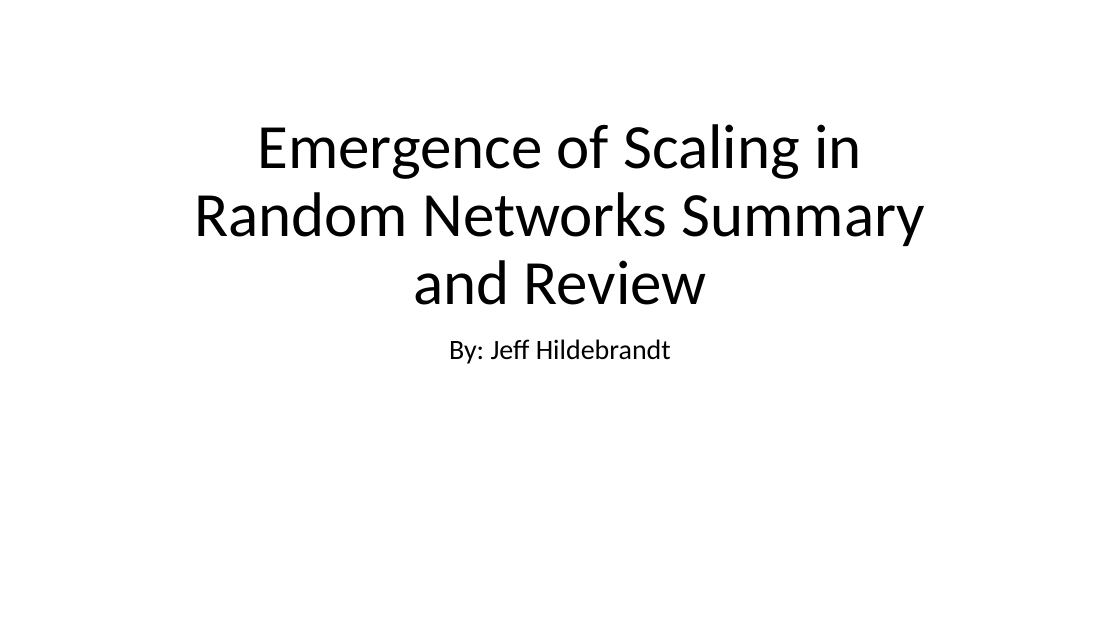
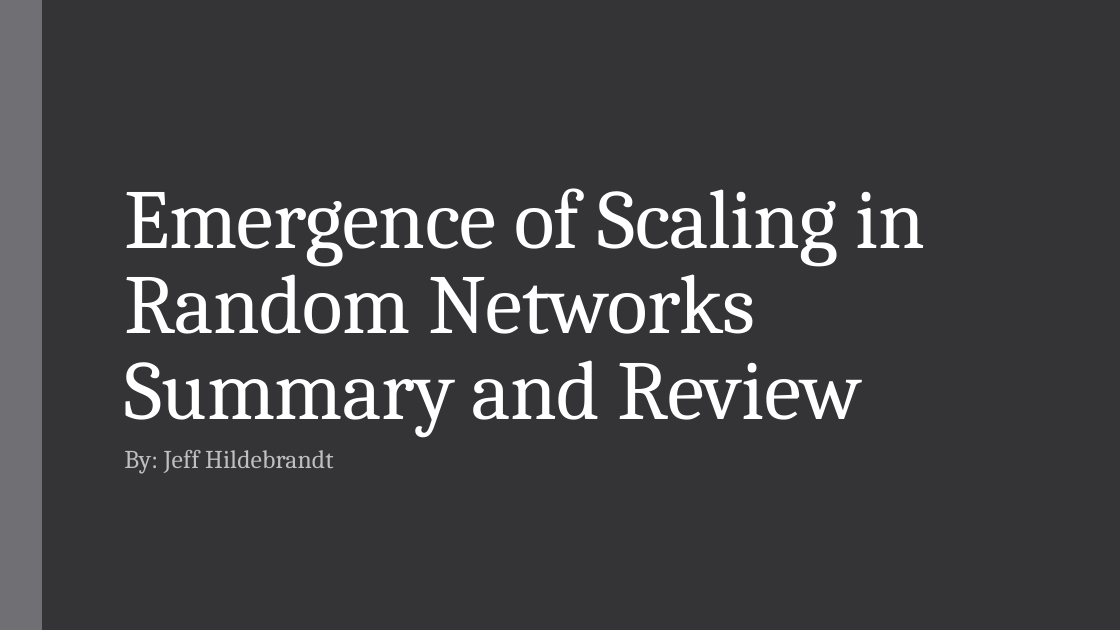
Before and after one commit to JefreyHildebrandt/UCF-Schoolwork, a slide deck: slide 1 of CAP6675 - Complex Adaptive Systems/EmergenceOfScalingPresentation/PresentationDraft2.pptx. Drawn at 1120x630 pixels with LibreOffice and Linux fonts; fonts in the diff are those of the drawing. Boxes give left, top, right and bottom in pixels: in the first picture for what was removed or moved away, otherwise in the second. Text is boxed around its words. In the diff, an @@ line names an element or a change of style, - is before the commit and + after.

```diff
--- a/CAP6675 - Complex Adaptive Systems/EmergenceOfScalingPresentation/PresentationDraft2.pptx
+++ b/CAP6675 - Complex Adaptive Systems/EmergenceOfScalingPresentation/PresentationDraft2.pptx
@@ background #FFFFFF to #353537 @@
@@ rectangle added at [0,0,42,630], fill #6F6F74 @@
@@ title "Emergence of Scaling in Random ...": place and size @@
-title "Emergence of Scaling in Random ..." at [194,124,925,305]
+title "Emergence of Scaling in Random ..." at [124,188,926,437]
@@ title "Emergence of Scaling in Random ..." at [124,188,926,437]: size 54 to 72 pt, font Calibri to Cambria, text colour #000000 to #FFFFFF, letter spacing 0 to -0.5 pt; alignment centre to left; line spacing 0.9 to 0.85 @@
@@ subtitle "By: Jeff Hildebrandt": place and size @@
-subtitle "By: Jeff Hildebrandt" at [449,339,671,364]
+subtitle "By: Jeff Hildebrandt" at [124,450,334,474]
@@ subtitle "By: Jeff Hildebrandt" at [124,450,334,474]: size 24 to 22 pt, font Calibri to Cambria, text colour #000000 to #BFBFBF, letter spacing 0 to 0.1 pt; alignment centre to left; line spacing 0.9 to 0.95; more space between paragraphs @@
```
Also in this commit, not shown: 16 other slides changed, 7 slides added, 5 slides removed, 4 other files.
